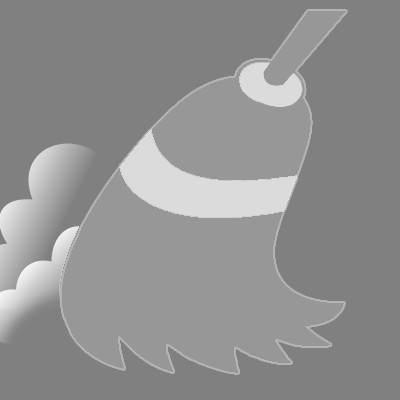
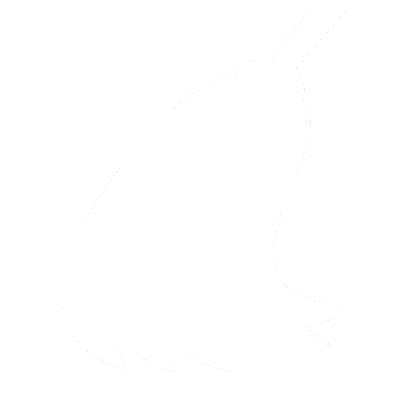
Before/after of a 400 × 400 layered artwork. What changed in the layer stack:
added layer "Layer 8" above "Layer 6" over [0, 9, 348, 375]
hid "Layer 1" over [0, 0, 400, 400]
